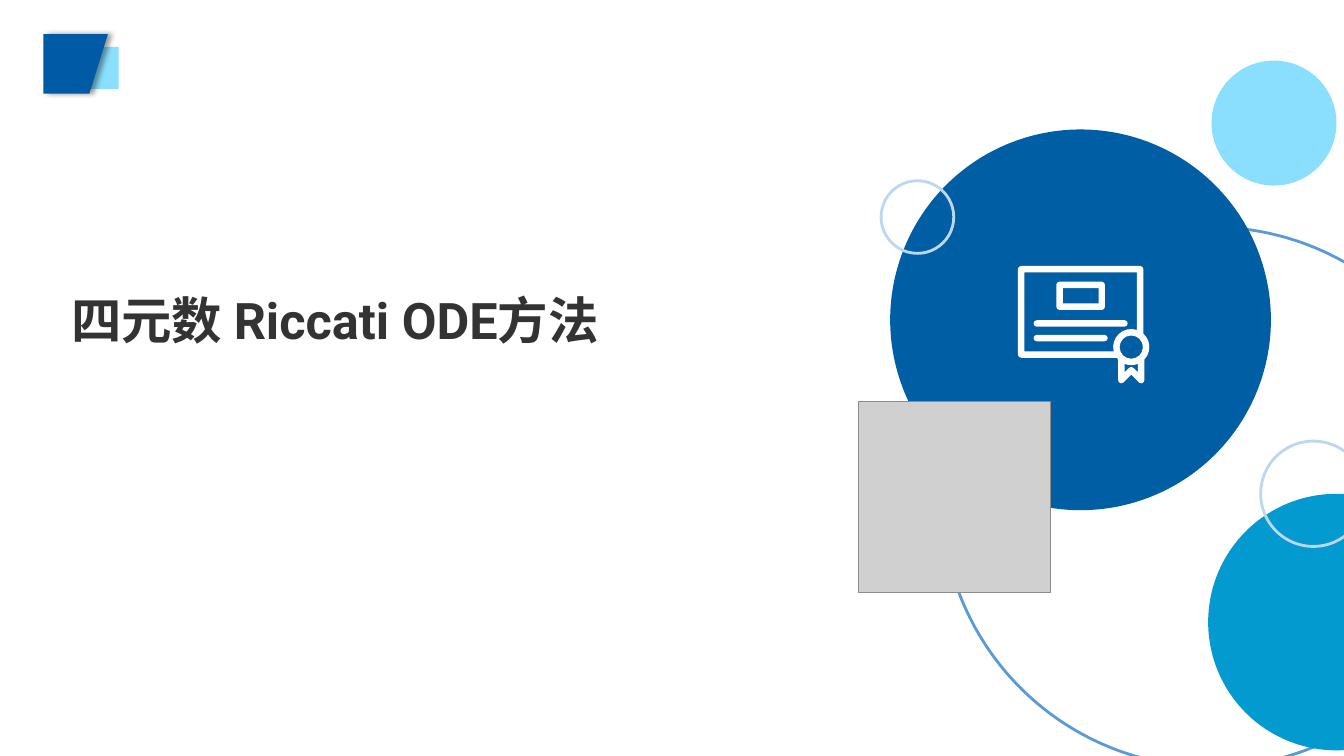
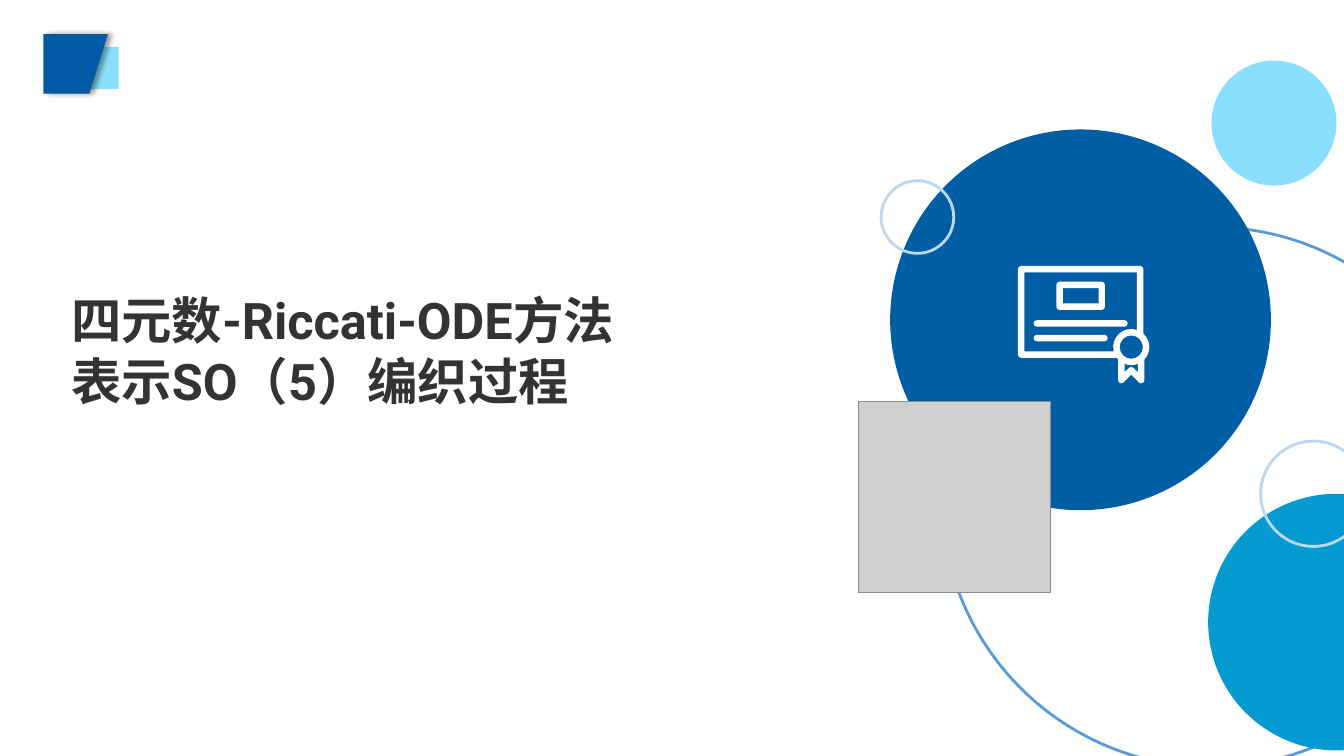
Before and after one commit to Asice-Cloud/quantummmm, a slide deck: slide 1 of ode1/102.pptx. Drawn at 1344x756 pixels with LibreOffice and Linux fonts; fonts in the diff are those of the drawing; grey boxes stand for pictures. Boxes give left, top, right and bottom in pixels: in the first picture for what was removed or moved away, otherwise in the second. Text is boxed around its words. In the diff, an @@ line names an element or a change of style, - is before the commit and + after.

```diff
--- a/ode1/102.pptx
+++ b/ode1/102.pptx
@@ text at [71, 295, 614, 405]: text changed @@
-四元数 Riccati ODE方法
+四元数-Riccati-ODE方法
+表示SO（5）编织过程
```
Also in this commit, not shown: 5 other slides changed, 5 slides added, 37 other files.
